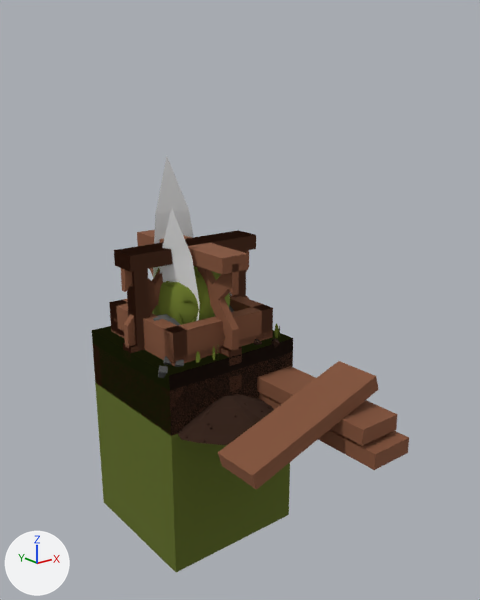
One commit to the glTF model apps/garden/public/assets/models/GameAssets.glb: the scene before it, then after it.
Rendered twice from a camera (50 mm lens) standing at (-2.44, -3.59, 2.0) and looking at (0.08, -0.44, 0.74). Every picture has the same lights, and +X, +Y and +Z are marked at lower left. Where no turn or scale is listed for an object, it has been applied to the vertices.

Names of what the first picture shows: 'Block Grass 1', 'Block Ground 2', 'Composter', 'Gound Cube', 'Grass 1', 'Raised Bed I Construction', 'Raised Bed L', 'Raised Bed O', 'Shade N', 'Shade Solo', 'Shade W', 'Tree 1'.
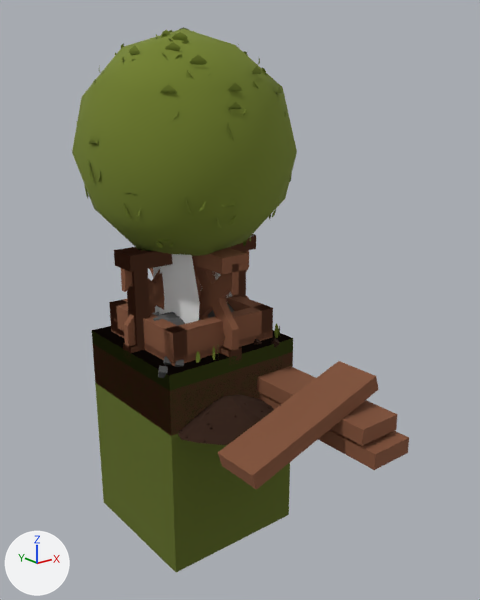
Commit message: chiore: Tree adjustments

The change, as a diff of the scene's bpy script:
```diff
--- a/apps/garden/public/assets/models/GameAssets.glb.py
+++ b/apps/garden/public/assets/models/GameAssets.glb.py
@@ ob_tree_1 @@
 ob_tree_1 = bpy.data.objects.new('Tree 1', me_tree_1)
-ob_tree_1.location = (0.0, 0.0, 0.2)
-ob_tree_1.scale = (0.05, 0.05, 0.2)
+ob_tree_1.location = (0.0, 0.0, 0.5)
+ob_tree_1.scale = (0.125, 0.125, 0.5)
```

Boxes [x1, y1, x2, y2] around the edits, measured in the pictures (480 x 600 px):
'Tree 1', moved, rescaled
    before: [152, 265, 230, 325]
    after: [72, 27, 297, 298]
'Block Ground 2', unchanged, covered by the edit
    before: [163, 338, 293, 435]
    after: [92, 326, 292, 375]
'Raised Bed L', unchanged, uncovered by the edit
    before: [93, 345, 185, 436]
    after: [93, 345, 293, 436]
